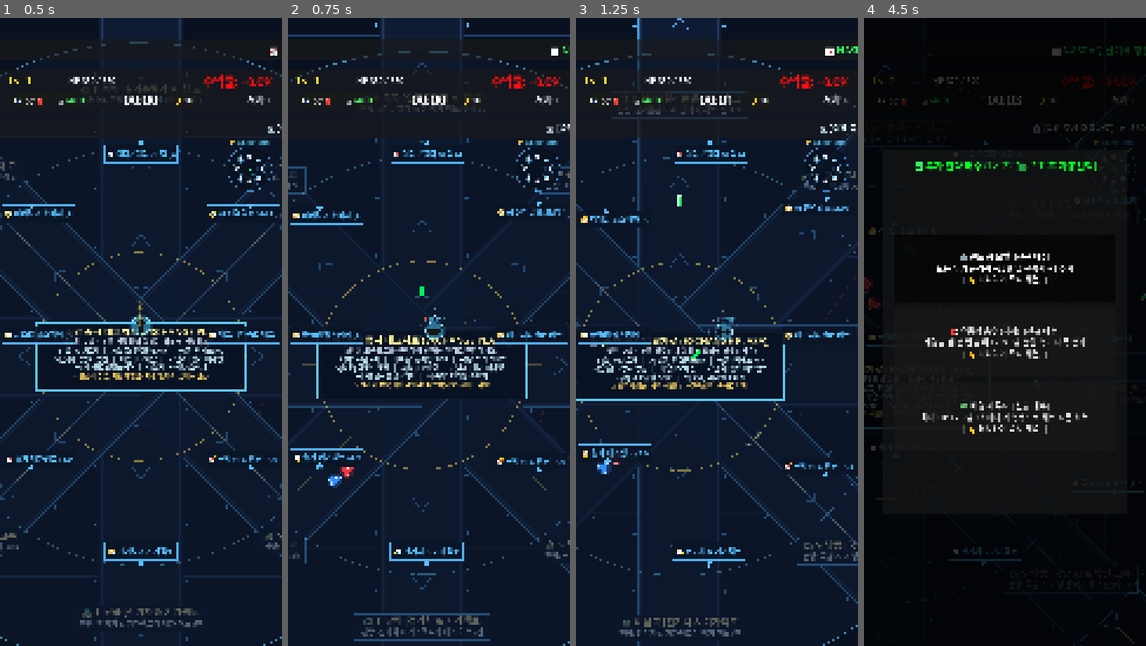
Above: before the commit, frames 1-4 (left to right).
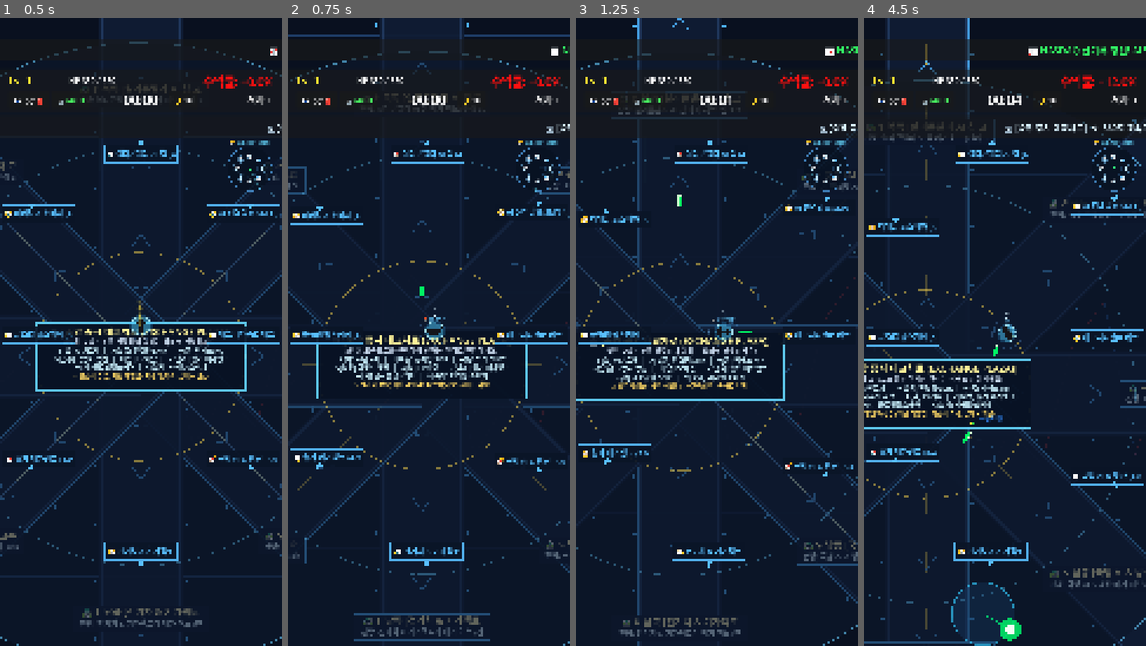
Above: after the commit, the same moments.

Repository: gamcatch/stock-rpg
Game: Godot game, scene res://scenes/main.tscn
Same seed, same stepped clock (60 frames per second), same inputs: the game is played once before the commit and once after it.
Inputs (mouse positions are in pixels of both pictures, inside the frame that each line leads up to):
- Up to frame 1 (0.5 s): no input
- Up to frame 2 (0.75 s): move the mouse to (491, 300) at 0.52 s; hold D (move_right) from 0.53 s (still down); click (491, 300) at 0.67 s
- Up to frame 3 (1.25 s): keep holding D (move_right)
- Up to frame 4 (4.5 s): release D (move_right) at 1.25 s; drag from (948, 363) to (1013, 332) at 1.27 s; move the mouse to (1033, 193) at 2.02 s; hold D (move_right) 2.03-2.75 s; drag from (990, 457) to (1081, 306) at 2.77 s; move the mouse to (1089, 426) at 3.52 s; hold A (move_left) 3.53-4.25 s; drag from (920, 237) to (1083, 332) at 4.27 s

Frame 1 is identical in both runs. In frame 2, 0.2% of the frame differs, in the area x 14-24%, y 71-75%; in frame 3, 0.1%; in frame 4, 69%, in the area x 0-100%, y 0-100%.

Commit message:
feat: 적 스폰 빈도를 1/4로 완화하고 보상 4배 상향 및 종목명 뱃지 표시 (방치형 템포 최적화)

Diff:
--- a/scenes/enemy.gd
+++ b/scenes/enemy.gd
@@ -14,6 +14,7 @@
 @export var exp_reward: int = 3
 @export var is_boss: bool = false
 
+var stock_name: String = ""
 var hp: float = 30.0
 var is_dead: bool = false
 var player: Node2D = null
@@ -40,32 +41,32 @@
 			max_hp = 20.0
 			move_speed = 135.0
 			contact_damage = 6.0
-			exp_reward = 2
+			exp_reward = 8 # 1/4 스폰 주기에 맞춰 4배 상향
 			r = 24.0
 		EnemyType.FAKE_NEWS:
 			max_hp = 45.0
 			move_speed = 110.0
 			contact_damage = 9.0
-			exp_reward = 5
+			exp_reward = 18
 			r = 28.0
 		EnemyType.RED_CANDLE:
 			max_hp = 85.0
 			move_speed = 85.0
 			contact_damage = 14.0
-			exp_reward = 10
+			exp_reward = 36
 			r = 34.0
 		EnemyType.BEAR_BOSS:
 			max_hp = 650.0
 			move_speed = 95.0
 			contact_damage = 22.0
-			exp_reward = 50
+			exp_reward = 160
 			is_boss = true
 			r = 60.0
 		EnemyType.TRUMP_BOSS:
 			max_hp = 2500.0
 			move_speed = 80.0
 			contact_damage = 32.0
-			exp_reward = 350
+			exp_reward = 1000
 			is_boss = true
 			r = 80.0
 	hp = max_hp
@@ -95,6 +96,11 @@
 	draw_circle(Vector2.ZERO, 28.0, glow_color)
 
 	var font = ThemeDB.fallback_font
+
+	# Stock Name Tag (종목명/섹터명 뱃지 표시)
+	if not stock_name.is_empty():
+		var tag_col = Color(1.0, 0.90, 0.35) if is_bull else Color(0.65, 0.88, 1.0)
+		draw_string(font, Vector2(-60, -32), stock_name, HORIZONTAL_ALIGNMENT_CENTER, 120, 13, tag_col)
 
 	match type:
 		EnemyType.PANIC_SELL:
@@ -580,17 +586,17 @@
 	Global.kills_count += 1
 	SoundManager.play_enemy_death(polarity == Polarity.BULL)
 
-	# Polarity Rewards & Penalties:
-	# 🔴 BULL (상승/과열) 적 처치: 수익률 대폭 상승 (+3.5% * exp_reward)
-	# 🔵 BEAR (하락/공매도) 적 처치: 수익률 하락 손실 (-1.5% * exp_reward)
+	# Polarity Rewards:
+	# 🔴 BULL (상승/과열) 적 처치: 상승 랠리 수익 (+2.5% * exp_reward)
+	# 🔵 BEAR (하락/공매도) 적 처치: 공매도 숏스퀴즈/방어 성공 (+1.5% * exp_reward)
 	if polarity == Polarity.BULL:
-		var yield_gain = exp_reward * 3.5
+		var yield_gain = exp_reward * 2.5
 		Global.portfolio_return += yield_gain
 		_try_spawn_return_popup("+%.1f%% 떡상!" % yield_gain, Global.get_up_color())
 	else:
-		var yield_loss = exp_reward * 1.5
-		Global.portfolio_return = max(-99.0, Global.portfolio_return - yield_loss)
-		_try_spawn_return_popup("-%.1f%% 손실!" % yield_loss, Global.get_down_color())
+		var yield_gain = exp_reward * 1.5
+		Global.portfolio_return += yield_gain
+		_try_spawn_return_popup("+%.1f%% 숏커버링!" % yield_gain, Global.get_down_color())
 
 	# Spawn exp gem
 	_spawn_exp_gem()
--- a/scenes/main.gd
+++ b/scenes/main.gd
@@ -494,8 +494,8 @@
 
 func _process_enemy_spawning(delta):
 	spawn_timer += delta
-	# Fast spawn cycle: starts at 0.7s and accelerates down to 0.20s
-	spawn_interval = max(0.20, 0.70 - (Global.game_time / 180.0) * 0.50)
+	# 방치형 RPG 감상 템포: 2.2초 ~ 3.4초 간격 스폰 (기존의 1/4 수준으로 대폭 완화)
+	spawn_interval = max(2.2, 3.4 - (Global.game_time / 300.0) * 0.8)
 
 	if spawn_timer >= spawn_interval:
 		spawn_timer = 0.0
@@ -512,16 +512,17 @@
 	if Global.game_time >= 120.0 and not candle_boss_spawned:
 		candle_boss_spawned = true
 		if is_instance_valid(player):
-			for i in range(4):
-				var angle = i * (TAU / 4.0)
+			for i in range(2): # 4마리 -> 2마리로 완화
+				var angle = i * (TAU / 2.0)
 				var spawn_pos = player.global_position + Vector2(cos(angle), sin(angle)) * 620.0
 				var candle_e = enemy_scene.instantiate()
 				candle_e.type = Enemy.EnemyType.RED_CANDLE
 				candle_e.polarity = Enemy.Polarity.BEAR
+				candle_e.stock_name = "하한가 음봉"
 				candle_e.global_position = spawn_pos
 				enemy_container.add_child(candle_e)
 		SoundManager.play_boss_alert()
-		Global.market_event_triggered.emit("📉 [어닝 쇼크] 거대 하한가 캔들 군단 출현!", "거대한 음봉 캔들들이 화면을 뒤덮습니다!")
+		Global.market_event_triggered.emit("📉 [어닝 쇼크] 거대 하한가 캔들 출현!", "하한가 음봉 캔들이 등장했습니다!")
 
 	# 3. 180초 (3분): 최종 결전 [관세맨 TRUMP]
 	if Global.game_time >= 180.0 and not trump_boss_spawned:
@@ -531,24 +532,24 @@
 		Global.market_event_triggered.emit("🏛️ [최종 결전] 관세맨 TRUMP 등장!", "🚨 전방위 관세 폭탄 100% 발령! 글로벌 증시를 구원하세요!")
 
 func _spawn_enemy_wave():
-	# Cap enemy count to protect mobile 60fps performance
-	if enemy_container.get_child_count() >= 130:
+	# 방치형 RPG: 화면 내 최대 몬스터 수를 24마리로 제한 (과도한 물량 공세 방지)
+	if enemy_container.get_child_count() >= 24:
 		return
 
 	if not is_instance_valid(player):
 		return
 
 	var t = Global.game_time
-	# Wave count: 3~5 early game, scaling up to 7~11 enemies per wave late game
-	var wave_count = int(clampf(3 + int(t / 25.0) * 1.5, 3, 11))
+	# 웨이브당 1~2마리, 후반부 최대 3마리 스폰 (기존 3~11마리에서 1/4로 축소)
+	var wave_count = int(clampf(1 + int(t / 60.0) * 0.5, 1, 3))
 	if not Global.current_market_event.is_empty():
-		wave_count += 3
+		wave_count = mini(wave_count + 1, 4)
 
 	var p_pos = player.global_position
 	var nearby_stocks = MarketDataManager.get_stocks_near(p_pos, 2200.0)
 
 	# 1. Nearby Stock Sanctuary Spawning:
-	# If player is near a stock, enemies stream directly from that stock!
+	# 특정 종목 성역 근처일 때는 해당 종목의 캔들 몬스터가 1~2마리 출현
 	if nearby_stocks.size() > 0:
 		var closest_stock = nearby_stocks[0]
 		var min_d = p_pos.distance_to(closest_stock.get("world_pos", Vector2.ZERO))
@@ -564,56 +565,51 @@
 
 		# If the stock is in VI Cooldown (거래 정지):
 		if is_halted:
-			# Do NOT spawn free red profits! Spawn blue profit-taking selling pressure
-			for i in range(mini(wave_count, 4)):
-				var type_to_spawn = _pick_enemy_type(t)
-				var enemy = enemy_scene.instantiate()
-				enemy.type = type_to_spawn
-				enemy.polarity = Enemy.Polarity.BEAR # Profit taking selling pressure!
-				var spawn_pos = p_pos + Vector2(cos(randf() * TAU), sin(randf() * TAU)) * randf_range(520.0, 700.0)
-				enemy.global_position = spawn_pos
-				enemy_container.add_child(enemy)
+			var enemy = enemy_scene.instantiate()
+			enemy.type = _pick_enemy_type(t)
+			enemy.polarity = Enemy.Polarity.BEAR # Profit taking selling pressure!
+			enemy.stock_name = closest_stock["name"]
+			var spawn_pos = p_pos + Vector2(cos(randf() * TAU), sin(randf() * TAU)) * randf_range(520.0, 680.0)
+			enemy.global_position = spawn_pos
+			enemy_container.add_child(enemy)
 		else:
-			# Active Stock: Record spawns towards VI Quota (28 max)
-			MarketDataManager.record_stock_spawn(closest_stock["name"], wave_count)
-
-			# Stream enemies directly from or towards the stock altar
-			for i in range(wave_count):
+			# Active Stock: 1~2마리만 성역에서 출현
+			var sanctuary_spawns = mini(wave_count, 2)
+			MarketDataManager.record_stock_spawn(closest_stock["name"], sanctuary_spawns)
+
+			for i in range(sanctuary_spawns):
 				var type_to_spawn = _pick_enemy_type(t)
 				var enemy = enemy_scene.instantiate()
 				enemy.type = type_to_spawn
 				enemy.polarity = Enemy.Polarity.BULL if is_bull else Enemy.Polarity.BEAR
+				enemy.stock_name = closest_stock["name"]
 
 				var spawn_pos: Vector2
 				if min_d <= 750.0:
-					# Right at the stock altar: erupts directly from the altar!
-					spawn_pos = st_pos + Vector2(randf_range(-90, 90), randf_range(-90, 90))
+					spawn_pos = st_pos + Vector2(randf_range(-60, 60), randf_range(-60, 60))
 				else:
-					# Marching from the stock towards player: stream along the highway line
 					var dir_to_player = (p_pos - st_pos).normalized()
-					var march_point = p_pos - dir_to_player * randf_range(520.0, 720.0)
-					spawn_pos = march_point + Vector2(randf_range(-120, 120), randf_range(-120, 120))
+					var march_point = p_pos - dir_to_player * randf_range(500.0, 660.0)
+					spawn_pos = march_point + Vector2(randf_range(-80, 80), randf_range(-80, 80))
 
 				enemy.global_position = spawn_pos
 				enemy_container.add_child(enemy)
 	else:
 		# 2. Open Highway / Central Plaza Spawning:
-		# Spawn right around the visible camera perimeter (500~720px) so they engage immediately!
-		var base_angle = randf() * TAU
+		var cur_sec = MarketDataManager.get_sector_at(p_pos)
+		var rate = cur_sec.get("change_rate", 0.0)
+		var bull_chance = clampf(0.50 + rate * 0.08, 0.15, 0.85)
+
 		for i in range(wave_count):
 			var type_to_spawn = _pick_enemy_type(t)
-			var cluster_spread = randf_range(-0.4, 0.4)
-			var angle = base_angle + cluster_spread + (float(i) / wave_count) * 0.75
-			var spawn_dist = randf_range(500.0, 720.0)
+			var angle = randf() * TAU
+			var spawn_dist = randf_range(520.0, 700.0)
 			var spawn_pos = p_pos + Vector2(cos(angle), sin(angle)) * spawn_dist
 
 			var enemy = enemy_scene.instantiate()
 			enemy.type = type_to_spawn
-
-			var cur_sec = MarketDataManager.get_sector_at(p_pos)
-			var rate = cur_sec.get("change_rate", 0.0)
-			var bull_chance = clampf(0.50 + rate * 0.08, 0.15, 0.85)
 			enemy.polarity = Enemy.Polarity.BULL if randf() < bull_chance else Enemy.Polarity.BEAR
+			enemy.stock_name = cur_sec.get("name", "지수 캔들")
 			enemy.global_position = spawn_pos
 			enemy_container.add_child(enemy)
 
--- a/scenes/ui/hud.gd
+++ b/scenes/ui/hud.gd
@@ -191,7 +191,7 @@
 		]
 	elif cur_sec["key"] == "plaza":
 		new_color = Color(0.85, 0.95, 1.0)
-		new_text = "🏛️ [중앙 증시 대교차로]  ❖  360도 고속도로를 통해 4대 섹터로 전진하세요  ❖  실시간 섹터별/종목별 속보 및 호재를 확인하세요!"
+		new_text = "🏛️ [중앙 증시 대교차로]  ❖  360도 고속도로를 통해 8대 섹터로 전진하세요  ❖  실시간 섹터별/종목별 속보 및 호재를 확인하세요!"
 	else:
 		# Player has entered a specific sector: reveal its stock rates & sector news!
 		var is_bull = (cur_sec.get("key", "") == top_sec.get("key", ""))
